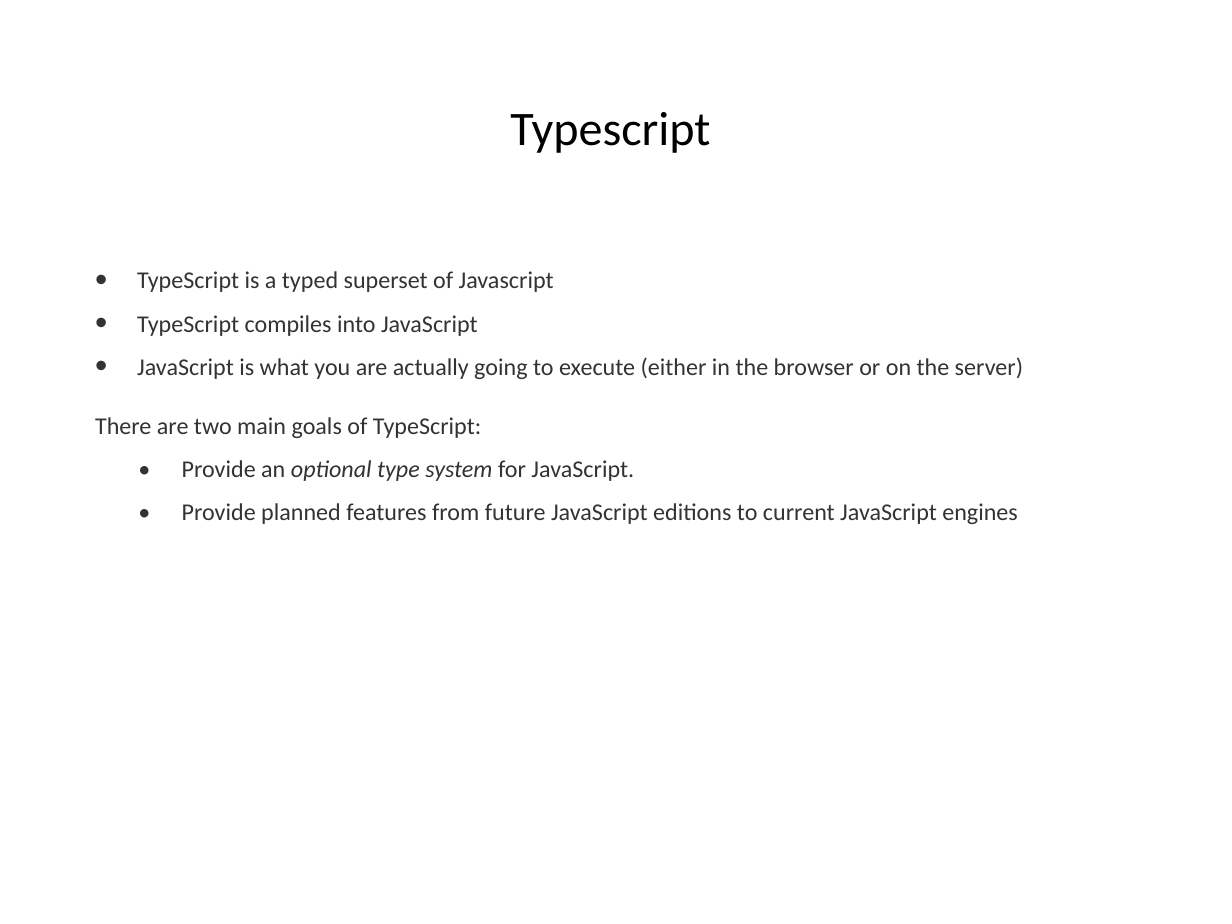
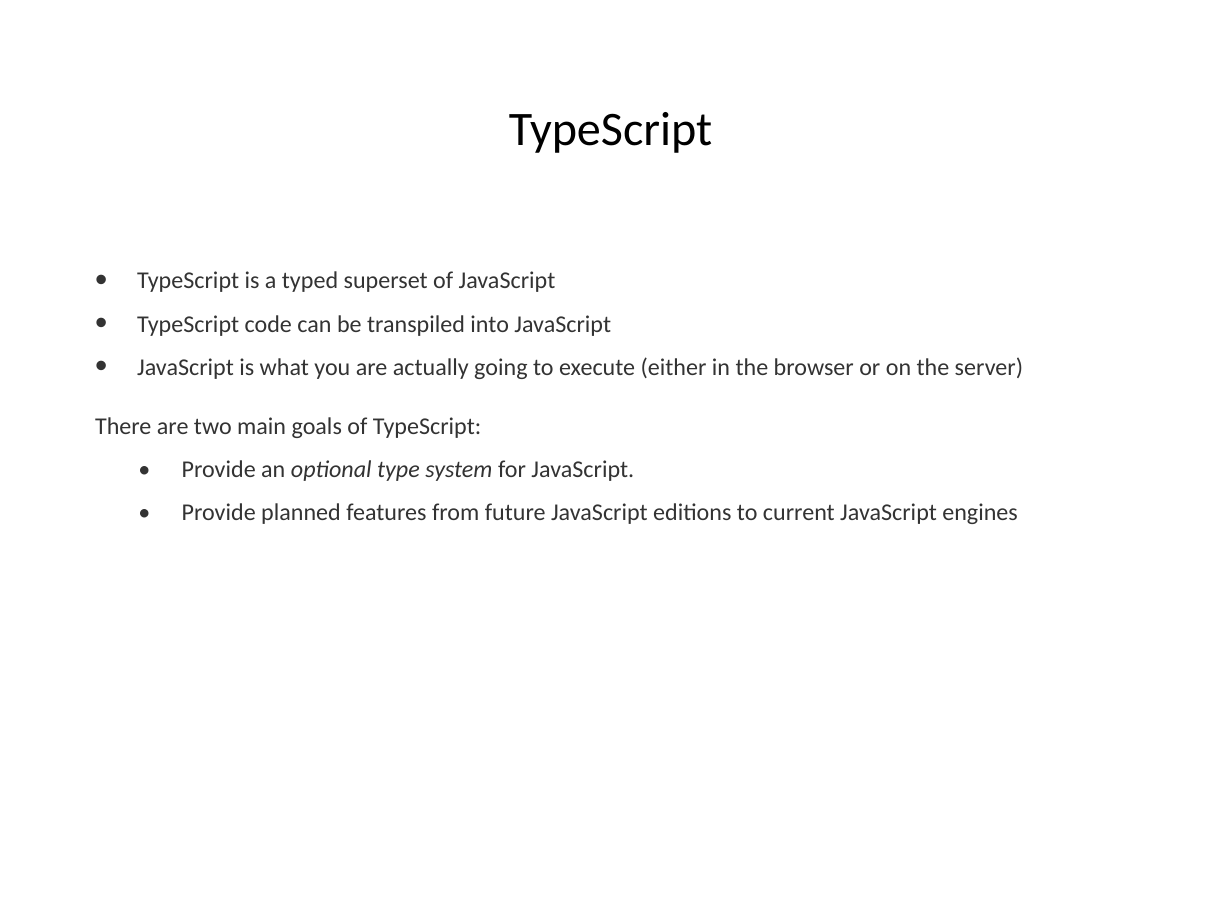
Before and after one commit to hogeschool/Development-5, a slide deck: slide 15 of Lectures/Lecture5/lesson5.pptx (slide 10 before the commit). Drawn at 1232x924 pixels with LibreOffice and Linux fonts; fonts in the diff are those of the drawing. Boxes give left, top, right and bottom in pixels: in the first picture for what was removed or moved away, otherwise in the second. Text is boxed around its words. In the diff, an @@ line names an element or a change of style, - is before the commit and + after.

```diff
--- a/Lectures/Lecture5/lesson5.pptx
+++ b/Lectures/Lecture5/lesson5.pptx
@@ title at [509, 112, 712, 153]: text changed @@
-Typescript
+TypeScript
@@ text at [137, 271, 611, 336]: text changed @@
-• TypeScript is a typed superset of Javascript
-• TypeScript compiles into JavaScript
+• TypeScript is a typed superset of JavaScript
+• TypeScript code can be transpiled into JavaScript
```
Also in this commit, not shown: 5 other slides changed, 11 slides added, 1 other file.
